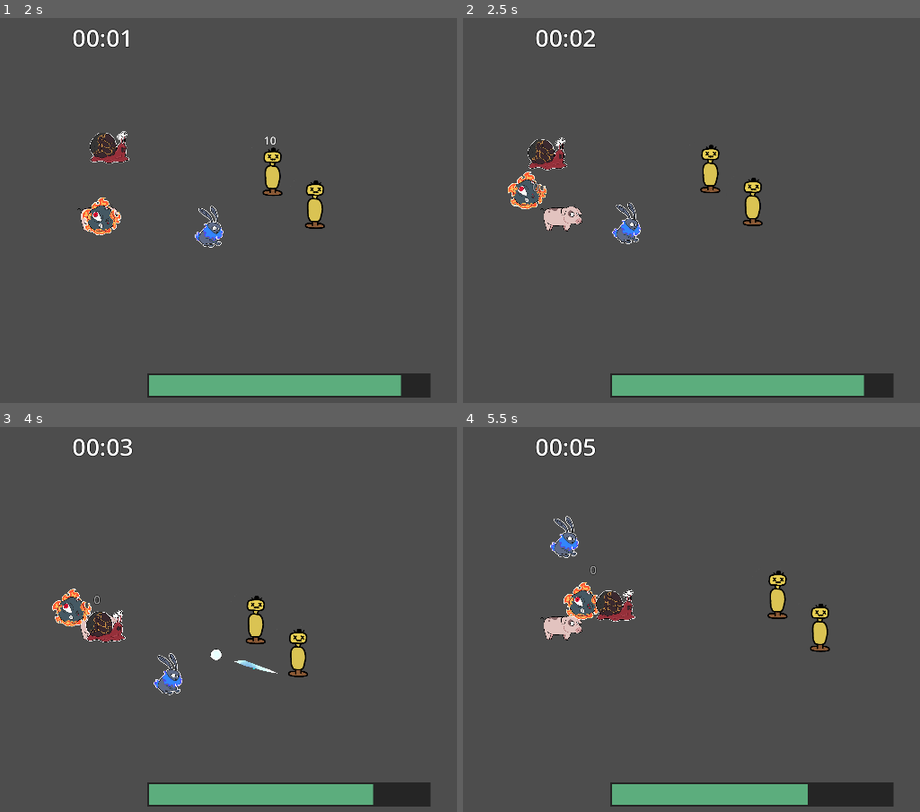
Above: before the commit, frames 1-4 (two rows, left to right).
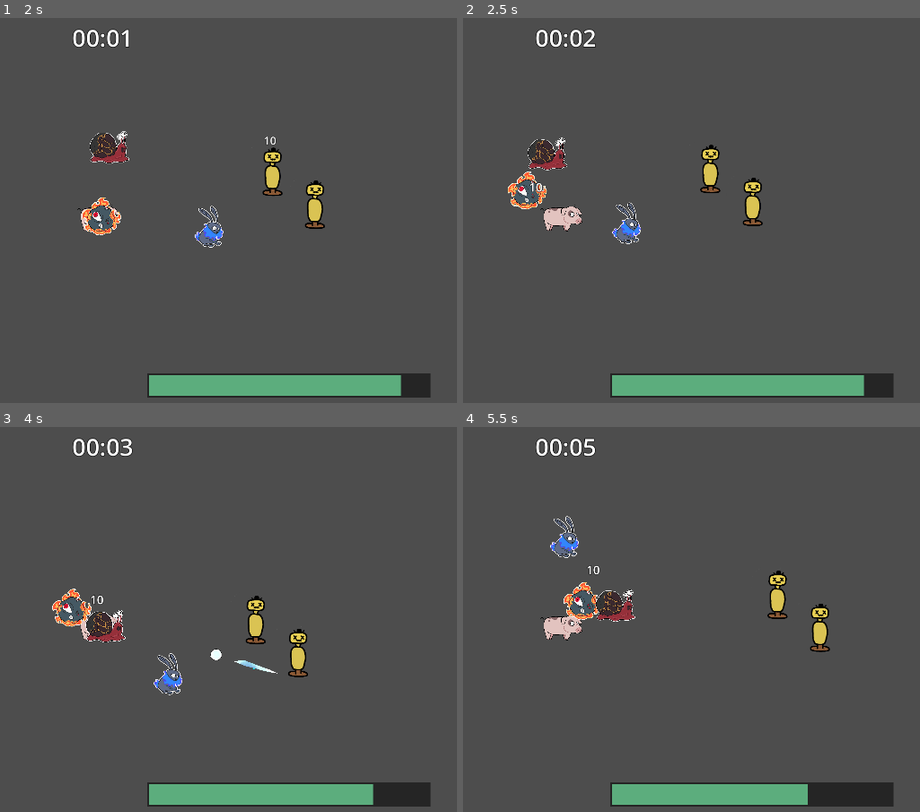
Above: after the commit, the same moments.

Repository: YummyBerry1108/P.A.L
Game: Godot game, scene res://scenes/main.tscn
Two runs of this game, one before a commit and one after it. Both use one fixed random seed, a clock stepped at 60 frames per second and the inputs below.
Inputs (mouse positions are in pixels of both pictures, inside the frame that each line leads up to):
- Up to frame 1 (2 s): move the mouse to (255, 198) at 0.52 s; hold D (right) 0.53-1.28 s; hold Space (shoot) 0.53-1.28 s; move the mouse to (outside the picture) at 1.27 s; hold S (down) from 1.28 s (still down); tap Space (shoot) at 1.35 s
- Up to frame 2 (2.5 s): move the mouse to (632, 129) at 2.02 s; release S (down) at 2.03 s; hold D (right) from 2.03 s (still down); hold Space (shoot) from 2.03 s (still down)
- Up to frame 3 (4 s): move the mouse to (63, 708) at 2.77 s; release D (right) at 2.78 s; release Space (shoot) at 2.78 s; hold W (up) 2.78-3.53 s; tap Space (shoot) at 2.85 s; move the mouse to (315, 688) at 3.52 s; hold A (left) from 3.53 s (still down); hold Space (shoot) from 3.53 s (still down)
- Up to frame 4 (5.5 s): move the mouse to (outside the picture) at 4.27 s; release Space (shoot) at 4.28 s; tap Space (shoot) at 4.35 s; move the mouse to (595, 627) at 5.02 s; release A (left) at 5.03 s; hold S (down) from 5.03 s (still down); hold Space (shoot) from 5.03 s (still down)

Frame 1 is identical in both runs. In frame 2, less than 0.1% of the frame differs, in the area x 14-18%, y 42-46%; in frame 3, less than 0.1%; in frame 4, less than 0.1%.

Commit message:
Fixed merge bugs

Diff:
--- a/project.godot
+++ b/project.godot
@@ -17,7 +17,7 @@
 
 [autoload]
 
-DamageNumber="*res://scripts/damage_number.gd"
+DamageNumber="*res://scripts/ui/damage_number.gd"
 
 [display]
 
--- a/scenes/enemies/rabbit.tscn
+++ b/scenes/enemies/rabbit.tscn
@@ -1,7 +1,7 @@
 [gd_scene load_steps=9 format=3 uid="uid://cvbjuk7t2yx1x"]
 
-[ext_resource type="Script" uid="uid://djl6rfudyctlt" path="res://scripts/rabbit.gd" id="1_0rrc3"]
-[ext_resource type="Texture2D" uid="uid://diq6bg4jjfqoq" path="res://imgs/rabbit.png" id="2_dxh4p"]
+[ext_resource type="Script" uid="uid://djl6rfudyctlt" path="res://scripts/enemies/rabbit.gd" id="1_0rrc3"]
+[ext_resource type="Texture2D" uid="uid://diq6bg4jjfqoq" path="res://imgs/enemies/Rabbit.png" id="2_dxh4p"]
 [ext_resource type="Shader" uid="uid://dlq8hyfh2pkr1" path="res://shader/hit_flash.tres" id="3_haj5u"]
 
 [sub_resource type="ShaderMaterial" id="ShaderMaterial_haj5u"]
--- a/scenes/main.tscn
+++ b/scenes/main.tscn
@@ -1,13 +1,13 @@
 [gd_scene load_steps=10 format=3 uid="uid://mjpbg0kpp31x"]
 
-[ext_resource type="PackedScene" uid="uid://bj866ltlivhuw" path="res://scenes/Dummy.tscn" id="1_0wfyh"]
-[ext_resource type="Script" uid="uid://dsdcddtelx5u8" path="res://scripts/main.gd" id="1_tipki"]
-[ext_resource type="PackedScene" uid="uid://dvcahiono6yix" path="res://scenes/player.tscn" id="2_sugp2"]
-[ext_resource type="PackedScene" uid="uid://buw3f5mmgtexj" path="res://scenes/snowball.tscn" id="3_sugp2"]
-[ext_resource type="PackedScene" uid="uid://cvbjuk7t2yx1x" path="res://scenes/rabbit.tscn" id="4_tefeu"]
-[ext_resource type="PackedScene" uid="uid://dfde1nigv6m7e" path="res://scenes/rock.tscn" id="5_o6xl0"]
-[ext_resource type="PackedScene" uid="uid://dpldsb20x272n" path="res://scenes/snail.tscn" id="6_tipki"]
-[ext_resource type="PackedScene" uid="uid://nj4em35bb2li" path="res://scenes/health_bar.tscn" id="8_85g3d"]
+[ext_resource type="PackedScene" uid="uid://bj866ltlivhuw" path="res://scenes/etc/Dummy.tscn" id="1_0wfyh"]
+[ext_resource type="Script" path="res://scripts/main.gd" id="1_tipki"]
+[ext_resource type="PackedScene" uid="uid://dvcahiono6yix" path="res://scenes/player/player.tscn" id="2_sugp2"]
+[ext_resource type="PackedScene" uid="uid://buw3f5mmgtexj" path="res://scenes/skills/snowball.tscn" id="3_sugp2"]
+[ext_resource type="PackedScene" uid="uid://cvbjuk7t2yx1x" path="res://scenes/enemies/rabbit.tscn" id="4_tefeu"]
+[ext_resource type="PackedScene" uid="uid://dfde1nigv6m7e" path="res://scenes/enemies/rock.tscn" id="5_o6xl0"]
+[ext_resource type="PackedScene" uid="uid://dpldsb20x272n" path="res://scenes/enemies/snail.tscn" id="6_tipki"]
+[ext_resource type="PackedScene" uid="uid://nj4em35bb2li" path="res://scenes/ui/health_bar.tscn" id="8_85g3d"]
 
 [sub_resource type="LabelSettings" id="LabelSettings_tipki"]
 font_size = 64
--- a/scenes/health_bar.tscn
+++ b/scenes/ui/health_bar.tscn
@@ -1,6 +1,6 @@
 [gd_scene load_steps=6 format=3 uid="uid://nj4em35bb2li"]
 
-[ext_resource type="Script" uid="uid://dbrmp2jyr4cvf" path="res://scripts/health_bar.gd" id="1_1bvlm"]
+[ext_resource type="Script" uid="uid://dbrmp2jyr4cvf" path="res://scripts/ui/health_bar.gd" id="1_1bvlm"]
 
 [sub_resource type="StyleBoxEmpty" id="StyleBoxEmpty_y3kqx"]
 
--- a/scripts/attack.gd
+++ /dev/null
@@ -1,19 +0,0 @@
-extends Node
-
-var cooldowns = {}
-
-func run(args) -> void:
-	if Input.is_action_pressed("shoot"):
-		shoot(args["player"], args["skills"])
-
-func shoot(player, skills):
-	var now_time = Time.get_unix_time_from_system()
-	for skill_name in skills:
-		var skill_node = load("res://scenes/" + skill_name + ".tscn")
-		if not cooldowns.has(skill_name) or now_time >= cooldowns[skill_name]:
-			var new_projectile: Projectile = skill_node.instantiate()
-			cooldowns[skill_name] = now_time + (1 / new_projectile.firerate)
-			new_projectile.damage = player.damage
-			new_projectile.position = player.position
-			new_projectile.look_at(player.get_global_mouse_position())
-			player.get_node("Projectiles").add_child(new_projectile)
--- a/scripts/player/shooting_helper.gd
+++ b/scripts/player/shooting_helper.gd
@@ -6,6 +6,7 @@
 		var new_projectile: Projectile = skill_node.instantiate()
 		new_projectile.global_position = player.global_position
 		new_projectile.global_rotation = rot
+		new_projectile.damage = player.damage
 		#print(new_projectile.global_position, " ", new_projectile.global_rotation, " ", new_projectile.name)
 		player.get_node("Projectiles").add_child(new_projectile)
 		await get_tree().create_timer(0.1).timeout
Not shown: 1 places in scenes/player/player.tscn that only renumber resources
Renamed: scenes/lobby.tscn -> scenes/ui/lobby.tscn
Renamed: scenes/menu.tscn -> scenes/ui/menu.tscn
Renamed: scenes/result.tscn -> scenes/ui/result.tscn
Renamed: scripts/damage_number.gd -> scripts/ui/damage_number.gd
Renamed: scripts/damage_number.gd.uid -> scripts/ui/damage_number.gd.uid
Renamed: scripts/health_bar.gd -> scripts/ui/health_bar.gd
Renamed: scripts/health_bar.gd.uid -> scripts/ui/health_bar.gd.uid
